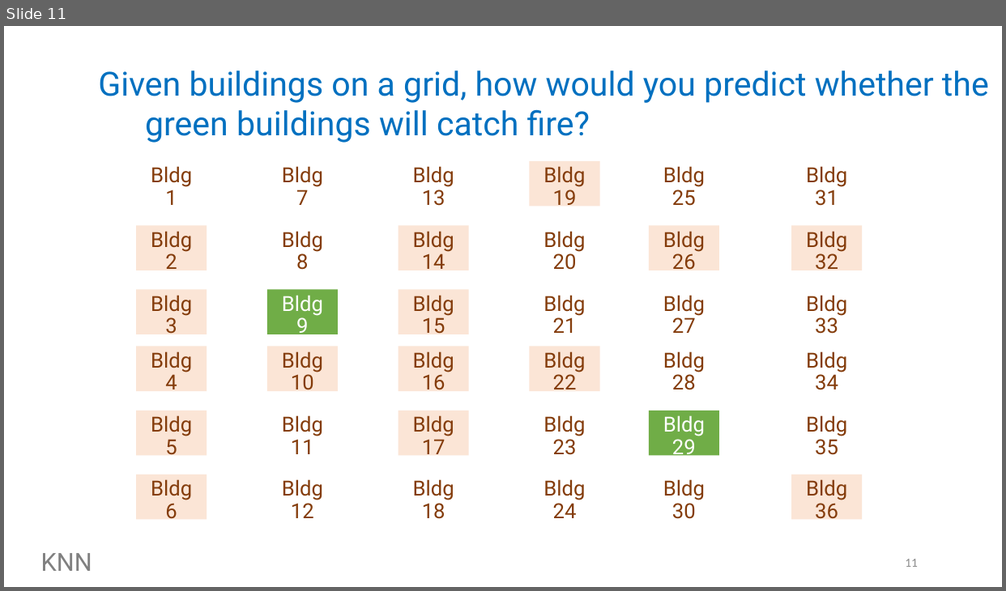
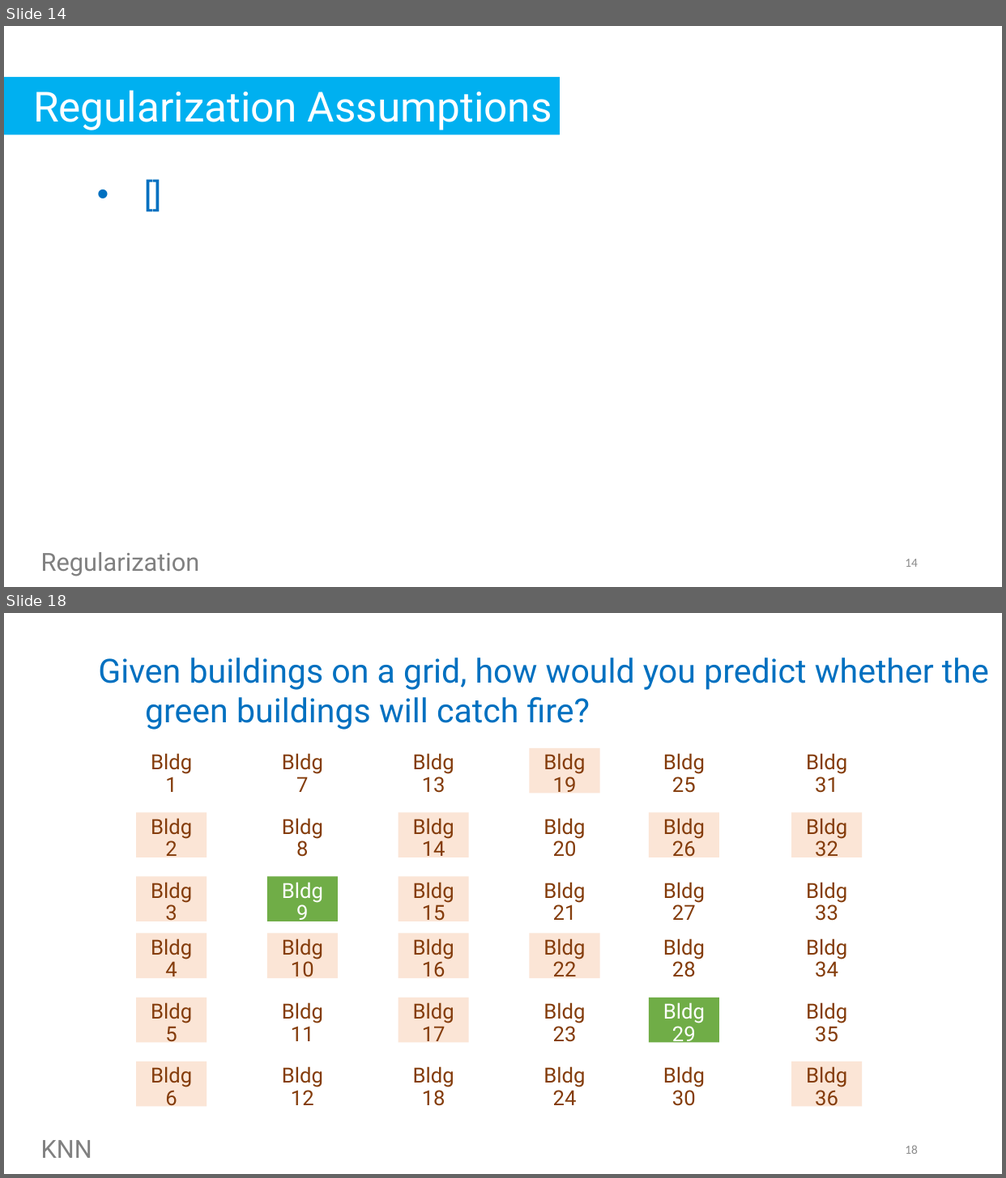
Before and after one commit to SigmaMonstR/data-science, a slide deck: lecture-06/slides.pptx. Shown one above the other, each under a label of ours: slide 11 before the commit, slides 14 and 18 after it; the slides between them are not shown. The pictures are 1006x591 and 1006x1178 pixels, drawn with LibreOffice and Linux fonts; fonts in the diff are those of the drawing. Boxes give left, top, right and bottom in pixels: in the first picture for what was removed or moved away, otherwise in the second. Text is boxed around its words. In the diff, an @@ line names an element or a change of style, - is before the commit and + after.

```diff
--- a/lecture-06/slides.pptx
+++ b/lecture-06/slides.pptx
@@ slide 14 added at [4,26,1002,587], background #FFFFFF @@
@@ rectangle added at [4,77,560,135], fill #00B0F0, 40 pt, text #FFFFFF @@
+Regularization Assumptions
@@ text added at [90,170,981,258], 32 pt, text #0070C0 @@
+• []
@@ text added at [41,553,87,577], 24 pt, text #808080 @@
+OLS
@@ text added at [41,552,200,577], 24 pt, text #808080 @@
+Regularization
@@ page number added at [905,559,918,567], 12 pt, text #8C8C8C @@
+14
@@ what was slide 11 is now slide 18 @@
@@ page number at [905,1145,918,1154]: text changed @@
-11
+18
```
Also in this commit, not shown: 4 slides changed, 12 other slides added, 6 slides removed, 8 other files.
